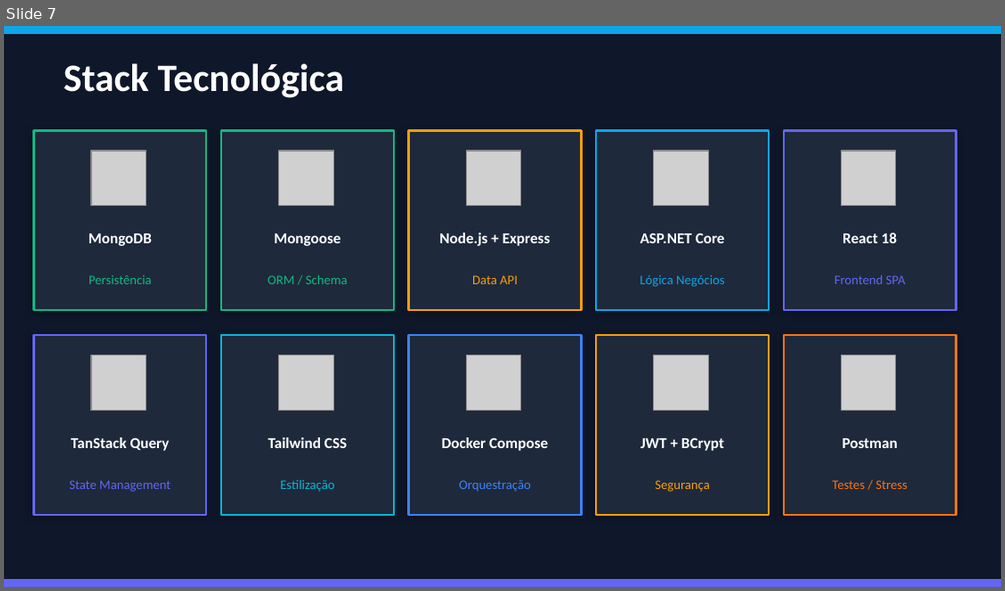
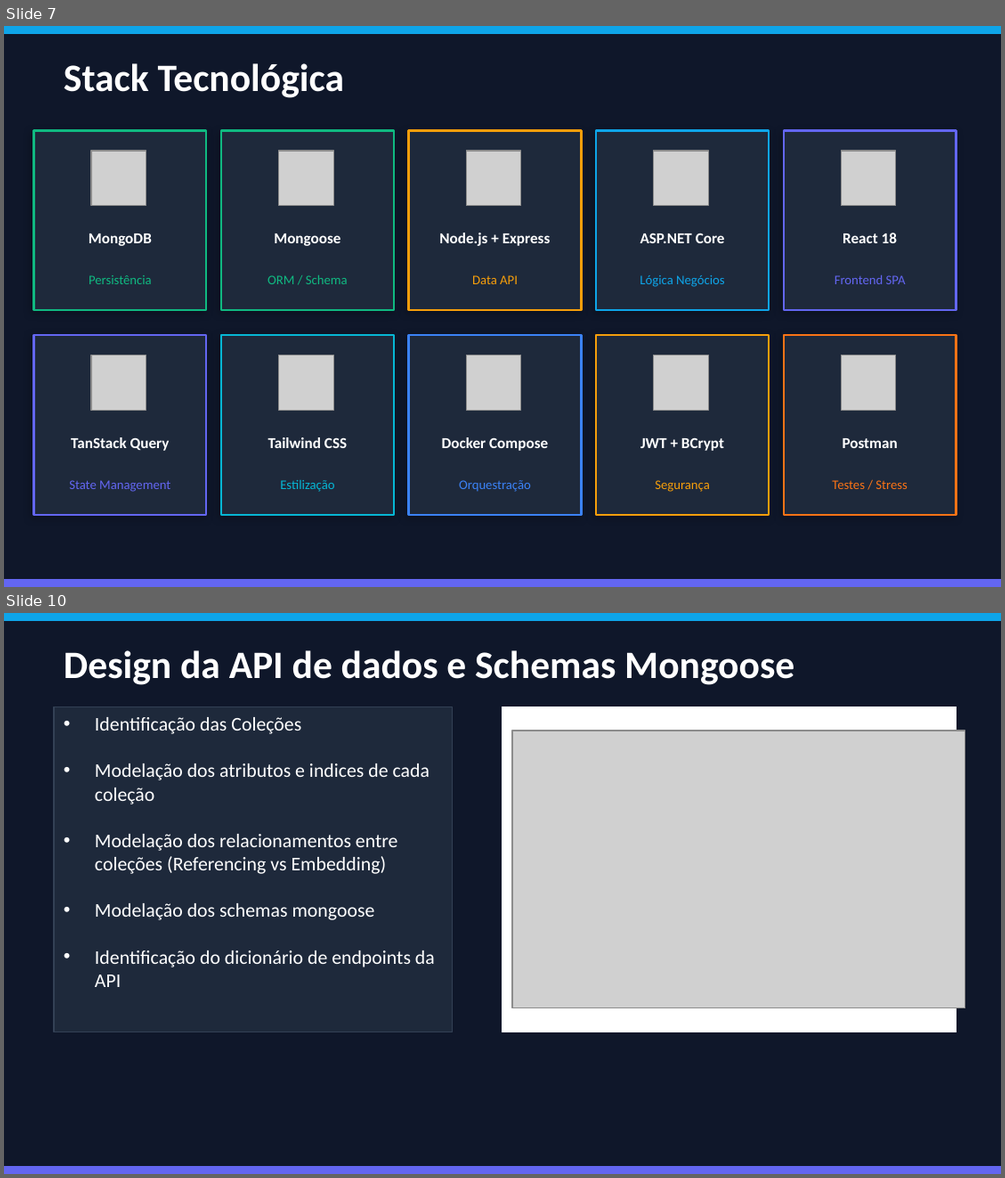
Before and after one commit to Diogoesteves11/LI4, a slide deck: FixNPresent_v2 .pptx. Shown one above the other, each under a label of ours: slide 7 before the commit, slides 7 and 10 after it; the slides between them are not shown. The pictures are 1005x591 and 1005x1178 pixels, drawn with LibreOffice and Linux fonts; fonts in the diff are those of the drawing; grey boxes stand for pictures. Boxes give left, top, right and bottom in pixels: in the first picture for what was removed or moved away, otherwise in the second. Text is boxed around its words. In the diff, an @@ line names an element or a change of style, - is before the commit and + after.

```diff
--- a/FixNPresent_v2 .pptx
+++ b/FixNPresent_v2 .pptx
@@ slide 10 added at bbox=[4, 613, 1001, 1174], background #0F172A @@
@@ rectangle added at bbox=[4, 613, 1001, 620], fill #0EA5E9, outline #0EA5E9 1 pt @@
@@ text added at bbox=[64, 650, 794, 685], 28 pt, text #FFFFFF, bold @@
+Design da API de dados e Schemas Mongoose
@@ rectangle added at bbox=[54, 706, 453, 1031], fill #1E293B, outline #334155 1 pt, 14 pt, text #FFFFFF @@
+• Identificação das Coleções
+• Modelação dos atributos e indices de cada coleção
+• Modelação dos relacionamentos entre coleções (Referencing vs Embedding)
+• Modelação dos schemas mongoose
+• Identificação do dicionário de endpoints da API
@@ rectangle added at bbox=[502, 706, 955, 1031], fill #FFFFFF, outline #FFFFFF 1 pt @@
@@ picture added at bbox=[512, 730, 965, 1008] @@
@@ rectangle added at bbox=[4, 1167, 1001, 1173], fill #6366F1, outline #6366F1 1 pt @@
```
Also in this commit, not shown: 10 slides changed, 3 other slides added.
